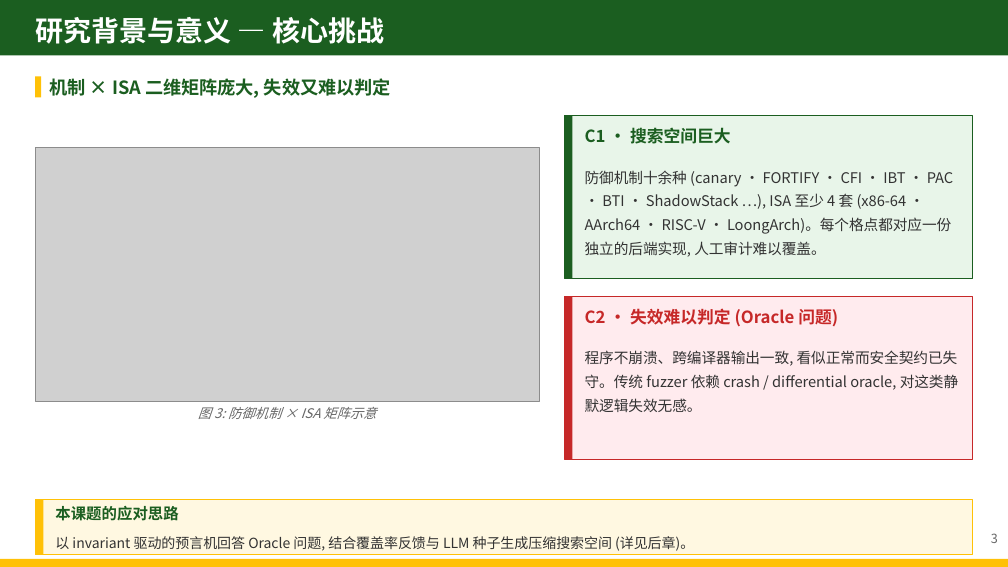
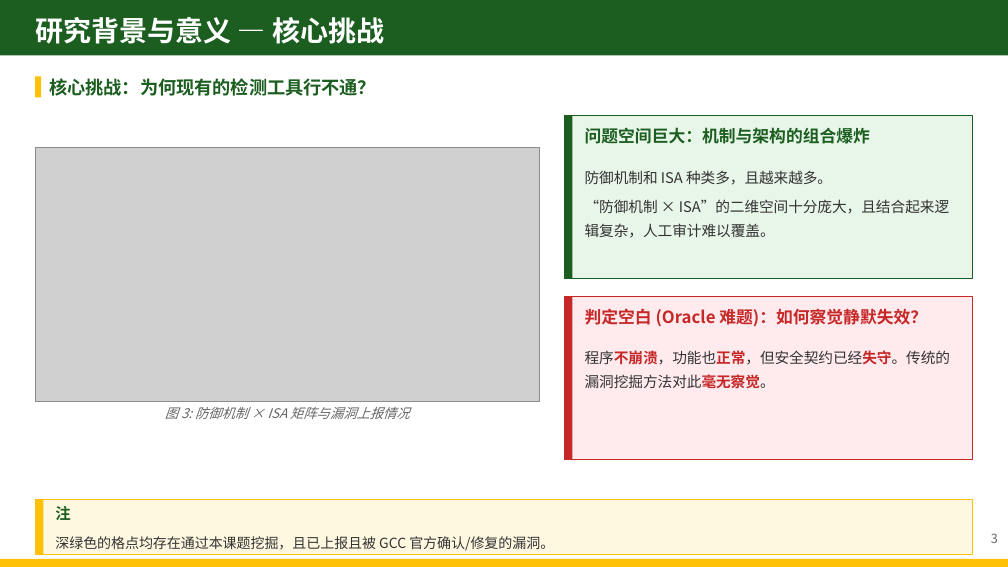
Before and after one commit to zjy-dev/de-fuzz, a slide deck: slide 6 of docs/presentations/pptx-workspace/开题答辩-DeFuzz.pptx (slide 4 before the commit). Drawn at 1008x567 pixels with LibreOffice and Linux fonts; fonts in the diff are those of the drawing; grey boxes stand for pictures. Boxes give left, top, right and bottom in pixels: in the first picture for what was removed or moved away, otherwise in the second. Text is boxed around its words. In the diff, an @@ line names an element or a change of style, - is before the commit and + after.

```diff
--- a/docs/presentations/pptx-workspace/开题答辩-DeFuzz.pptx
+++ b/docs/presentations/pptx-workspace/开题答辩-DeFuzz.pptx
@@ text at (49, 78, 376, 96): text changed @@
-机制 × ISA 二维矩阵庞大, 失效又难以判定
+核心挑战：为何现有的检测工具行不通？
@@ text at (585, 127, 870, 144): text changed @@
-C1 · 搜索空间巨大
+问题空间巨大：机制与架构的组合爆炸
@@ text at (585, 170, 949, 238): text changed @@
-防御机制十余种 (canary · FORTIFY · CFI · IBT · PAC · BTI · ShadowStack …), ISA 至少 4 套 (x86-64 · AArch64 · RISC-V · LoongArch)。每个格点都对应一份独立的后端实现, 人工审计难以覆盖。
+防御机制和 ISA 种类多，且越来越多。
+“防御机制 × ISA”的二维空间十分庞大，且结合起来逻辑复杂，人工审计难以覆盖。
@@ text at (585, 308, 927, 326): text changed @@
-C2 · 失效难以判定 (Oracle 问题)
+判定空白 (Oracle 难题)：如何察觉静默失效？
@@ text at (585, 350, 950, 389): text changed @@
-程序不崩溃、跨编译器输出一致, 看似正常而安全契约已失守。传统 fuzzer 依赖 crash / differential oracle, 对这类静默逻辑失效无感。
+程序不崩溃，功能也正常，但安全契约已经失守。传统的漏洞挖掘方法对此毫无察觉。
@@ text at (165, 407, 409, 419): text changed @@
-图 3: 防御机制 × ISA 矩阵示意
+图 3: 防御机制 × ISA 矩阵与漏洞上报情况
@@ text at (55, 506, 70, 520): text changed @@
-本课题的应对思路
+注
@@ text at (55, 536, 554, 551): text changed @@
-以 invariant 驱动的预言机回答 Oracle 问题, 结合覆盖率反馈与 LLM 种子生成压缩搜索空间 (详见后章)。
+深绿色的格点均存在通过本课题挖掘，且已上报且被 GCC 官方确认/修复的漏洞。
```
Also in this commit, not shown: 14 other slides changed, 5 slides added, 2 slides removed, 15 other files.
